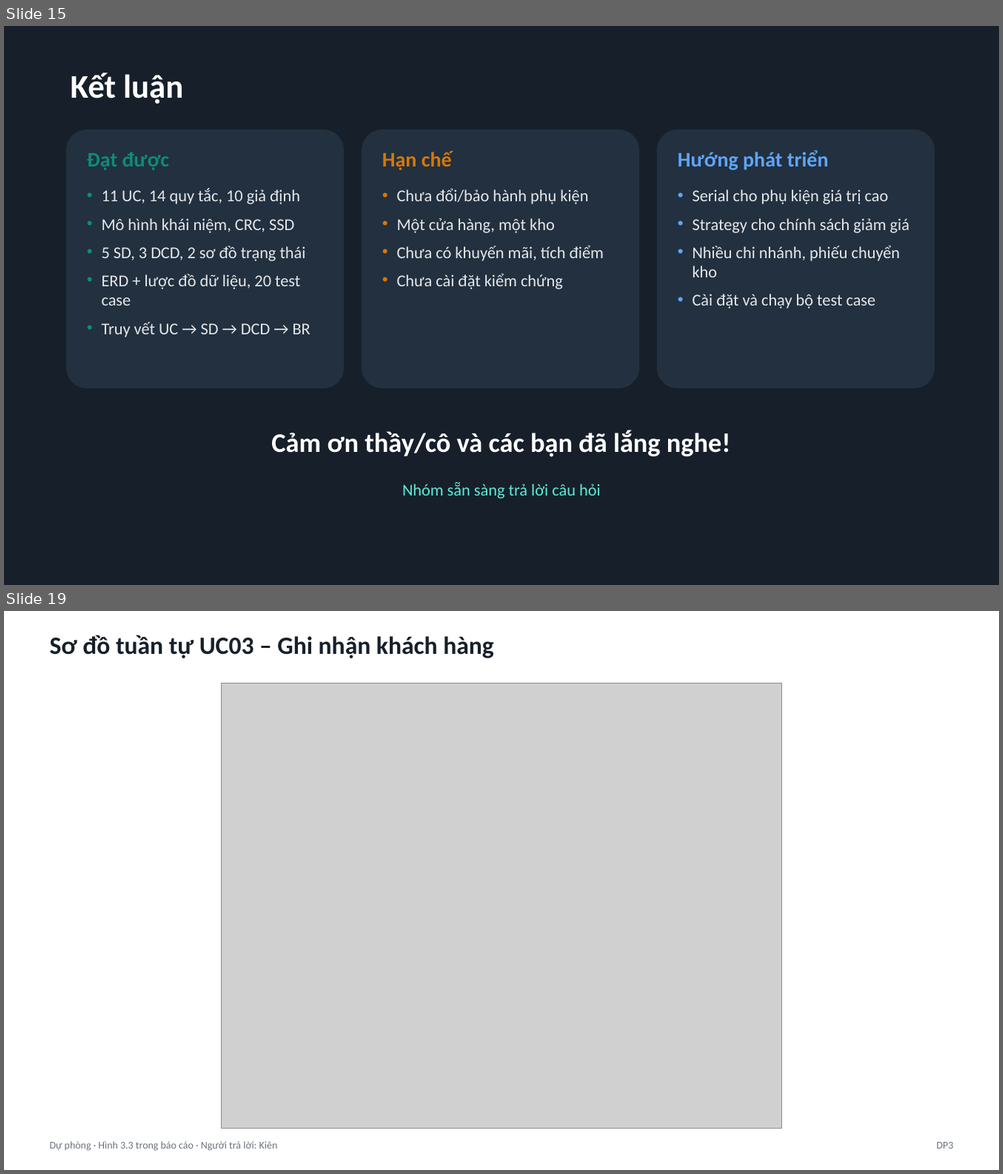
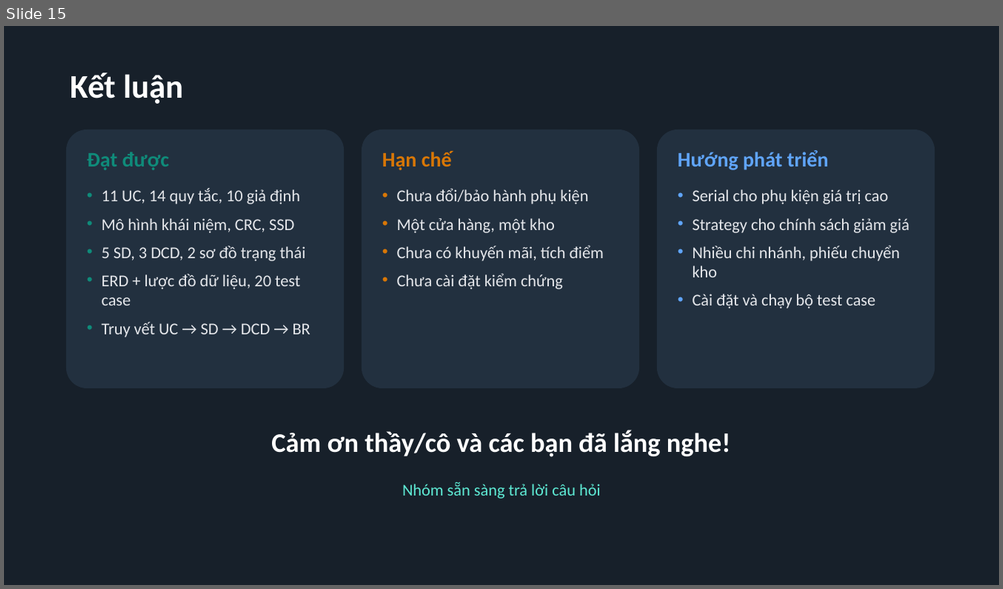
Before and after one commit to trungkien1407/OOP, a slide deck: Slide_ThuyetTrinh_15phut.pptx. Shown one above the other, each under a label of ours: slides 15 and 19 before the commit, slide 15 after it; the slides between them are not shown. The pictures are 1003x1174 and 1003x589 pixels, drawn with LibreOffice and Linux fonts; fonts in the diff are those of the drawing; grey boxes stand for pictures. Boxes give left, top, right and bottom in pixels: in the first picture for what was removed or moved away, otherwise in the second. Text is boxed around its words. In the diff, an @@ line names an element or a change of style, - is before the commit and + after.

```diff
--- a/Slide_ThuyetTrinh_15phut.pptx
+++ b/Slide_ThuyetTrinh_15phut.pptx
@@ slide 19 removed at bbox=[4, 611, 999, 1170], background #FFFFFF @@
@@ text removed at bbox=[50, 635, 494, 658] @@
-Sơ đồ tuần tự UC03 – Ghi nhận khách hàng
@@ picture removed at bbox=[221, 684, 782, 1129] @@
@@ text removed at bbox=[50, 1142, 278, 1151] @@
-Dự phòng · Hình 3.3 trong báo cáo · Người trả lời: Kiên
@@ text removed at bbox=[936, 1142, 953, 1149] @@
-DP3
```
Also in this commit, not shown: 8 other slides removed, 3 other files.
